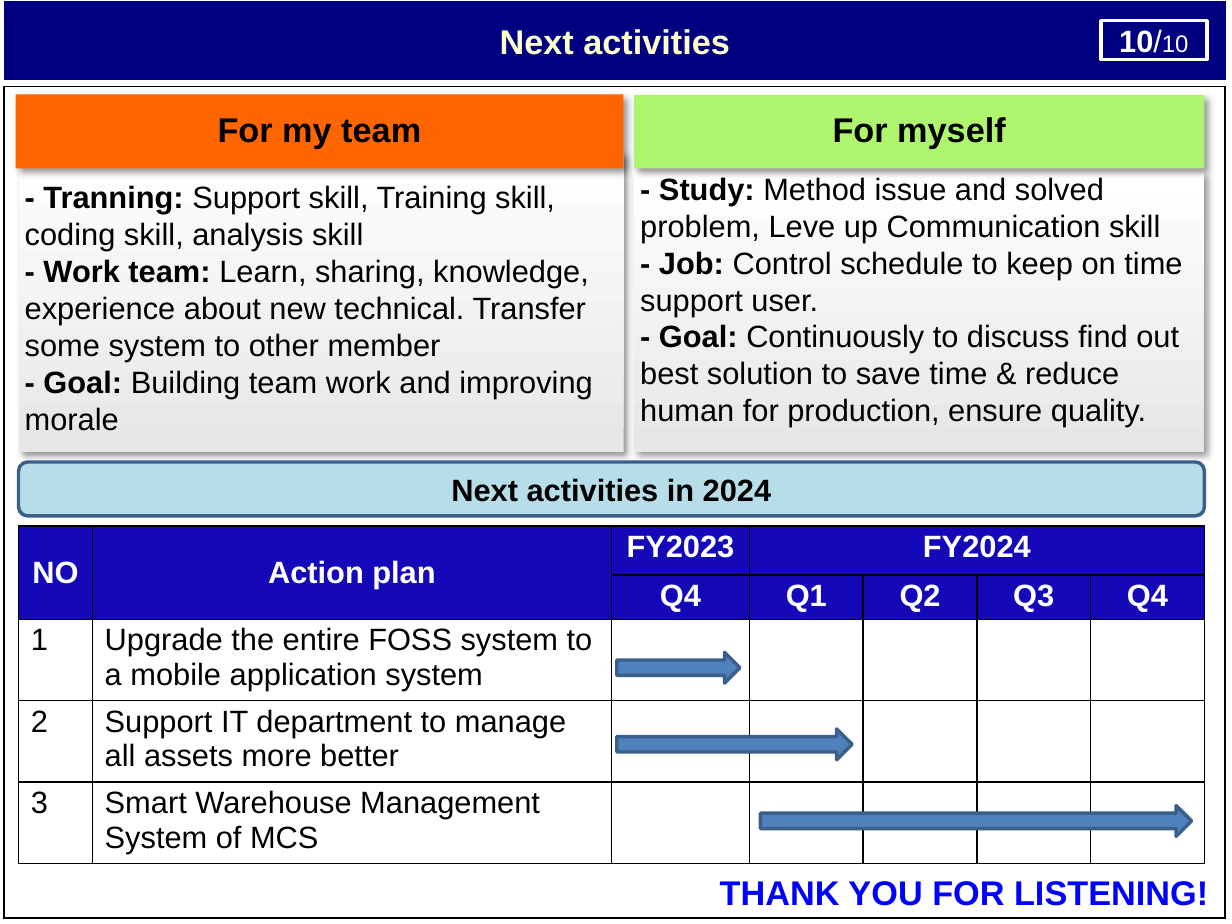
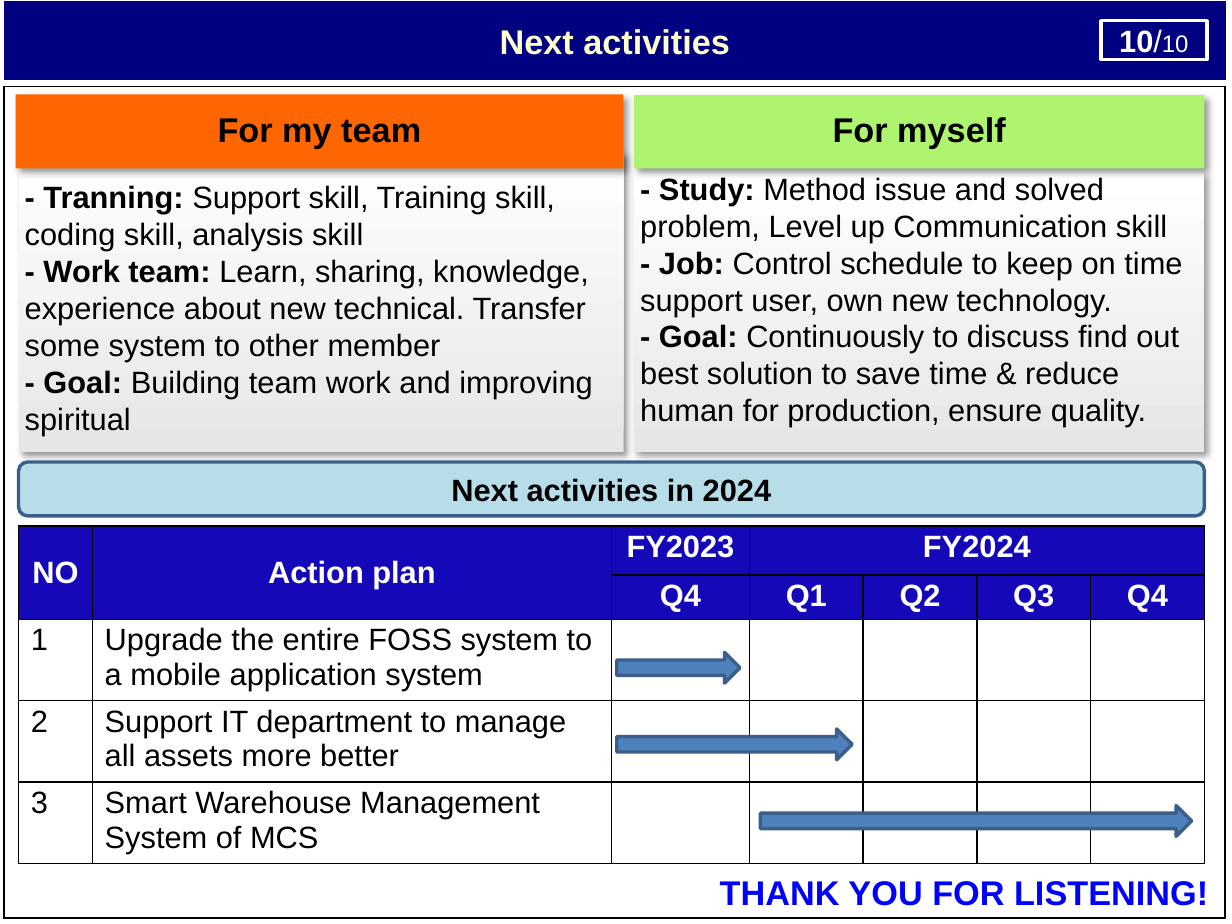
Before and after one commit to thietbicongnghevietnam/ReportPSNV, a slide deck: slide 12 of Report_test.pptx (slide 11 before the commit). Drawn at 1232x924 pixels with LibreOffice and Linux fonts; fonts in the diff are those of the drawing. Boxes give left, top, right and bottom in pixels: in the first picture for what was removed or moved away, otherwise in the second. Text is boxed around its words. In the diff, an @@ line names an element or a change of style, - is before the commit and + after.

```diff
--- a/Report_test.pptx
+++ b/Report_test.pptx
@@ text in rectangle at (640, 177, 1182, 316): text changed @@
-- Study: Method issue and solved problem, Leve up Communication skill
-- Job: Control schedule to keep on time support user.
+- Study: Method issue and solved problem, Level up Communication skill
+- Job: Control schedule to keep on time support user, own new technology.
@@ text in rectangle at (25, 370, 592, 436): text changed @@
-- Goal: Building team work and improving morale
+- Goal: Building team work and improving spiritual
```
Also in this commit, not shown: 8 other slides changed, 1 slide added, 1 other file.
